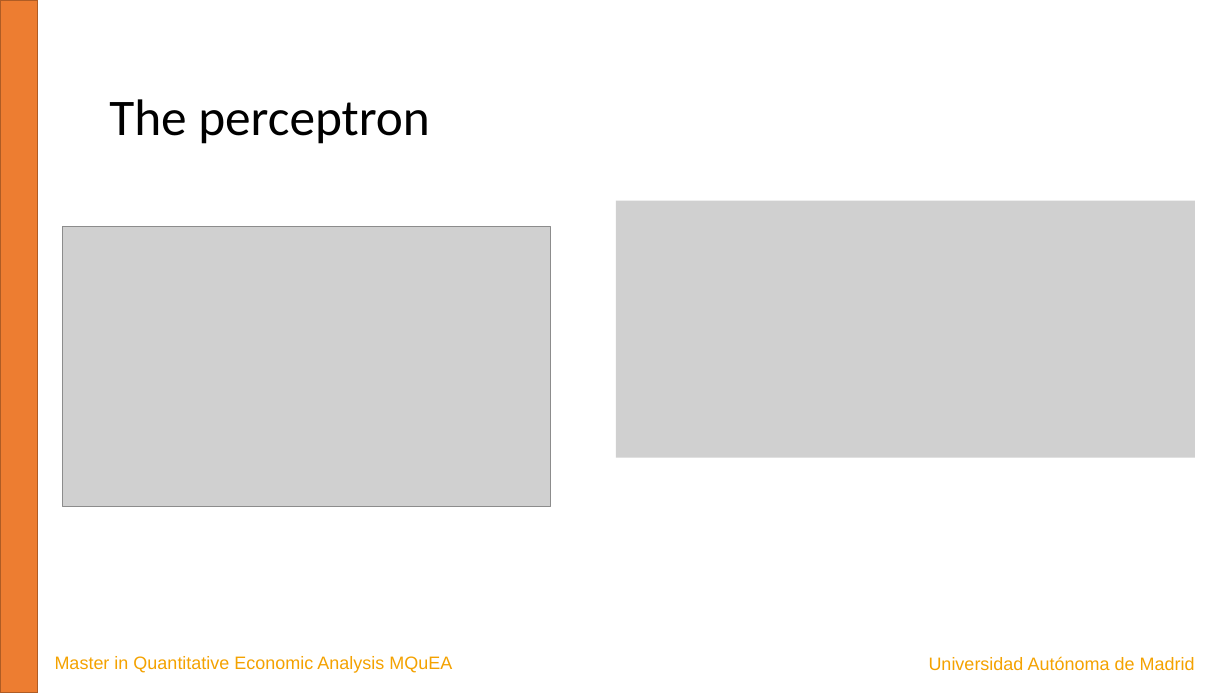
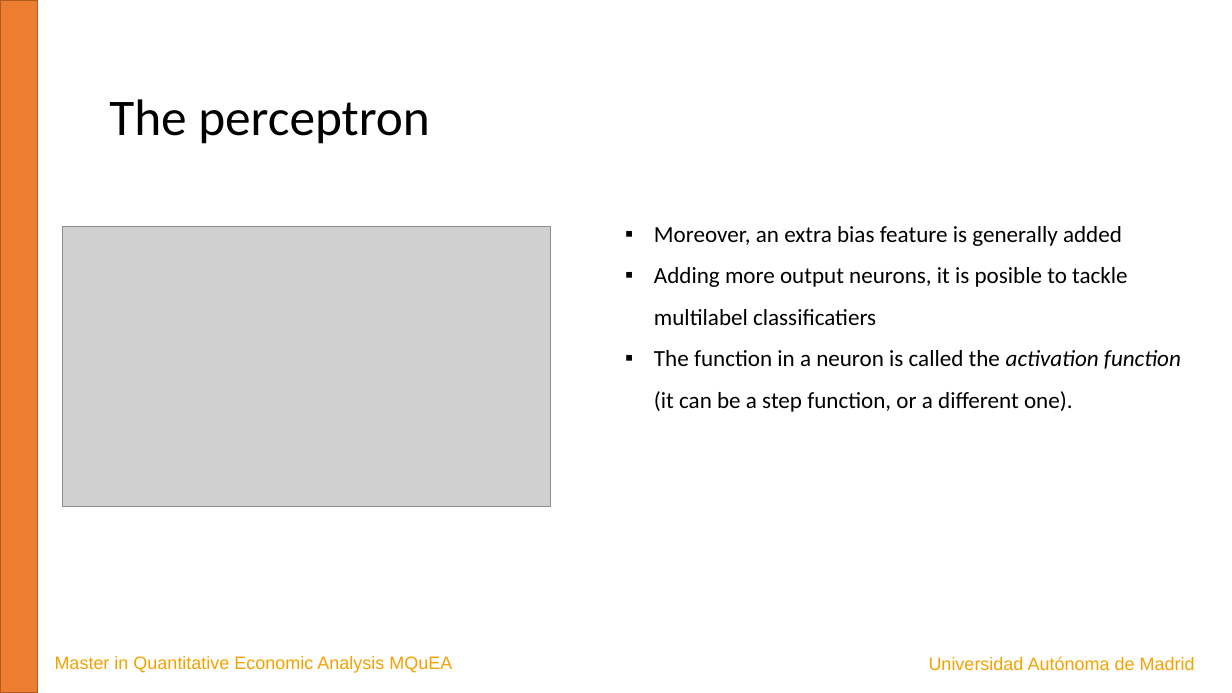
Before and after one commit to JavierBas/IMLEF-MQuEA, a slide deck: slide 6 of Course content/Slides/Topic 6 - Artificial Neural Networks.pptx. Drawn at 1232x693 pixels with LibreOffice and Linux fonts; fonts in the diff are those of the drawing; grey boxes stand for pictures. Boxes give left, top, right and bottom in pixels: in the first picture for what was removed or moved away, otherwise in the second. Text is boxed around its words. In the diff, an @@ line names an element or a change of style, - is before the commit and + after.

```diff
--- a/Course content/Slides/Topic 6 - Artificial Neural Networks.pptx
+++ b/Course content/Slides/Topic 6 - Artificial Neural Networks.pptx
@@ picture removed at (x1=616, y1=201, x2=1196, y2=457) @@
@@ text added at (x1=654, y1=226, x2=1181, y2=412), 18 pt, text #000000 @@
+▪ Moreover, an extra bias feature is generally added
+▪ Adding more output neurons, it is posible to tackle multilabel classificatiers
+▪ The function in a neuron is called the activation function (it can be a step function, or a different one).
```
Also in this commit, not shown: 7 other slides changed, 1 other file.
